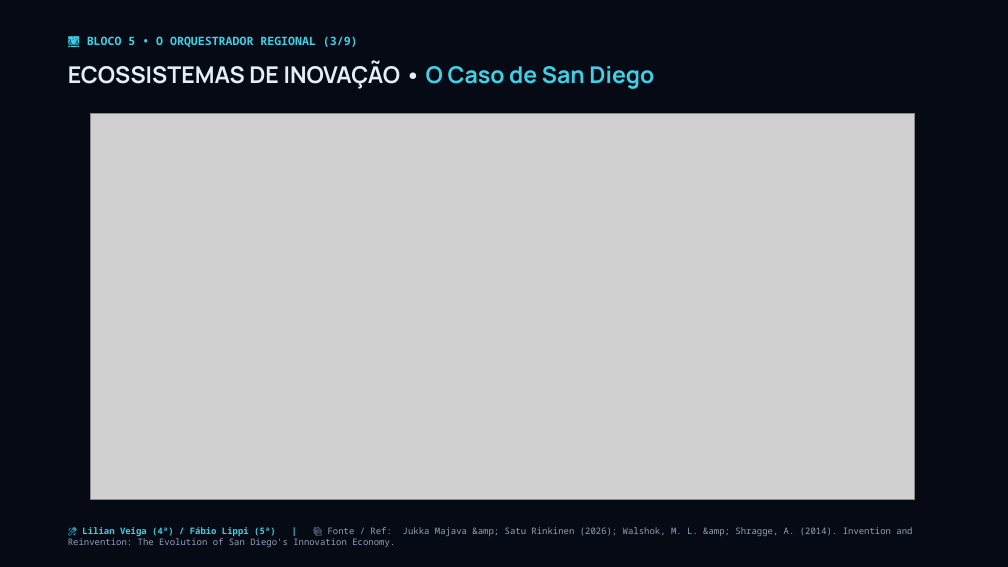
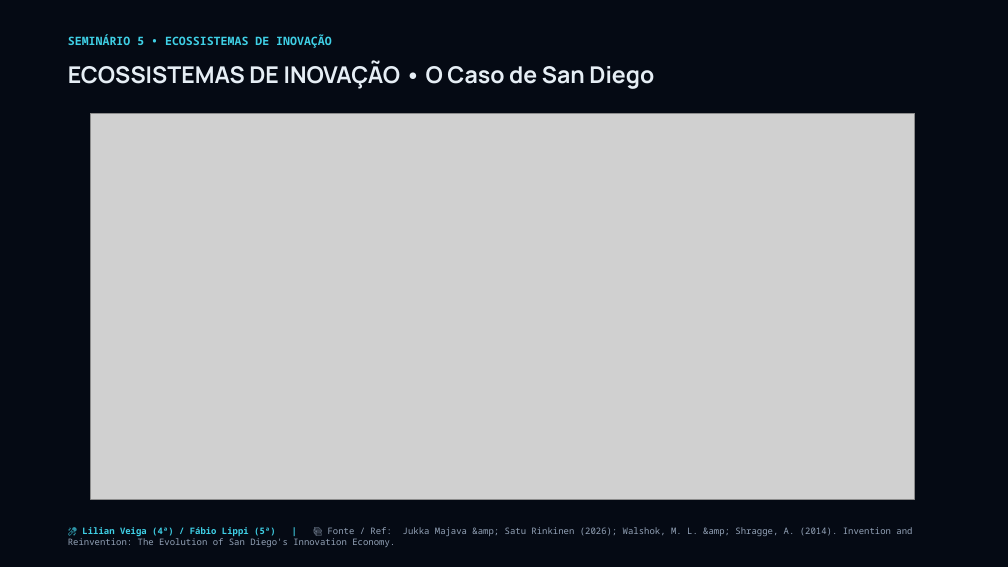
Before and after one commit to josuejofre/seminario-ecossistema-inovacao-pit, a slide deck: slide 26 of Seminario_5_Ecossistemas_Inovacao_Master.pptx. Drawn at 1008x567 pixels with LibreOffice and Linux fonts; fonts in the diff are those of the drawing; grey boxes stand for pictures. Boxes give left, top, right and bottom in pixels: in the first picture for what was removed or moved away, otherwise in the second. Text is boxed around its words. In the diff, an @@ line names an element or a change of style, - is before the commit and + after.

```diff
--- a/Seminario_5_Ecossistemas_Inovacao_Master.pptx
+++ b/Seminario_5_Ecossistemas_Inovacao_Master.pptx
@@ text "ECOSSISTEMAS DE INOVAÇÃO • O ..." at <box>68,62,654,89</box>: text colour #3FD0E6 to #E6EEF5 in "O Caso de San Diego" @@
@@ text at <box>68,34,332,48</box>: text changed @@
-🌉 BLOCO 5 • O ORQUESTRADOR REGIONAL (3/9)
+SEMINÁRIO 5 • ECOSSISTEMAS DE INOVAÇÃO
```
Also in this commit, not shown: 8 other slides changed, 3 other files.
